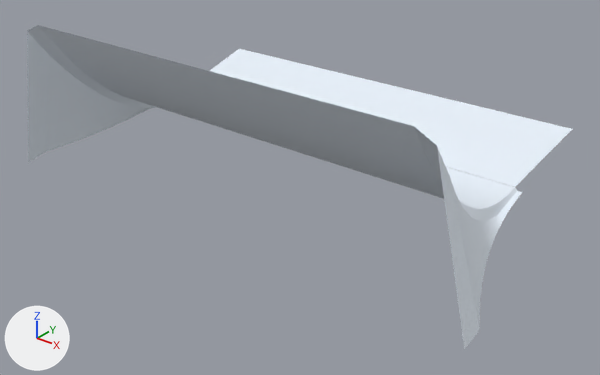
An edit to the Blender file ArtSource/Blender/QuarterPipe.blend, drawn before and after from the same camera.
One viewpoint serves both versions: a 50 mm camera at (18.2, -24.4, 12.3) aimed at (0.7, -2.5, -1.3). The lights are fixed; the arrows at lower left show +X, +Y and +Z. The first picture is the older version. Objects named as collision shapes, trigger or cutter boxes, shadow casters or lower levels of detail are left out.

The first picture shows 'Visual_QuarterPipe'.
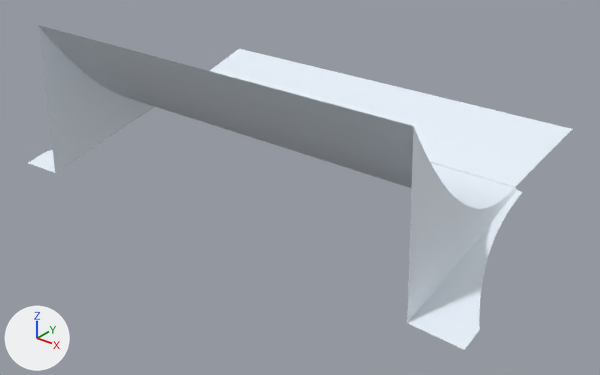
What differs and where, as boxes [x1, y1, x2, y2] in the pictures (600 x 375 px; the box of a moved part takes in the faces that stretch with it):
'Visual_QuarterPipe', reshaped
    before: [27, 25, 572, 350]
    after: [29, 25, 572, 350]
part 1 of me_continuoussnowsurface_010, moved or reshaped
    before: [414, 127, 507, 350]
    after: [407, 128, 507, 350]
part 2 of me_continuoussnowsurface_010, moved or reshaped
    before: [27, 25, 153, 163]
    after: [29, 26, 153, 173]

Edits to the bpy script that builds the scene:
```text
Change me_continuoussnowsurface_010:
    where me_continuoussnowsurface_010.from_pydata(...)  # 780 vertices, 481 faces; spans x -10.1..10.1, y -7.0..4.0, z -1.7..4.4
    used by ob_visual_quarterpipe; location = (0.0, 0.0, 0.0)
    me_continuoussnowsurface_010 part 1: 75 of the vertices in x 8.1..8.7, y -7.0..-1.3, z -0.4..4.0 are multiplied about their middle by the matrix ((-0.17, -0.047, -0.025), (0.0, 1.0, 0.0), (-0.026, 0.224, -0.003)), then moved by (-0.2, 0.0, -2.8)
    me_continuoussnowsurface_010 part 2: 75 of the vertices in x -8.7..-8.1, y -7.0..-1.3, z -0.4..4.0 are multiplied about their middle by the matrix ((-0.17, 0.047, 0.025), (0.0, 1.0, 0.0), (0.026, 0.224, -0.003)), then moved by (0.2, 0.0, -2.8)
```
